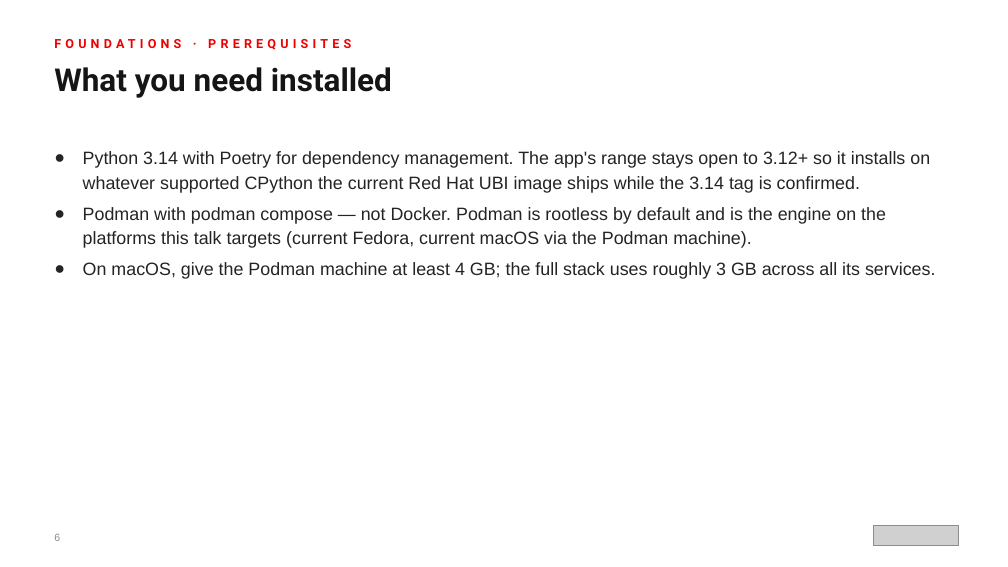
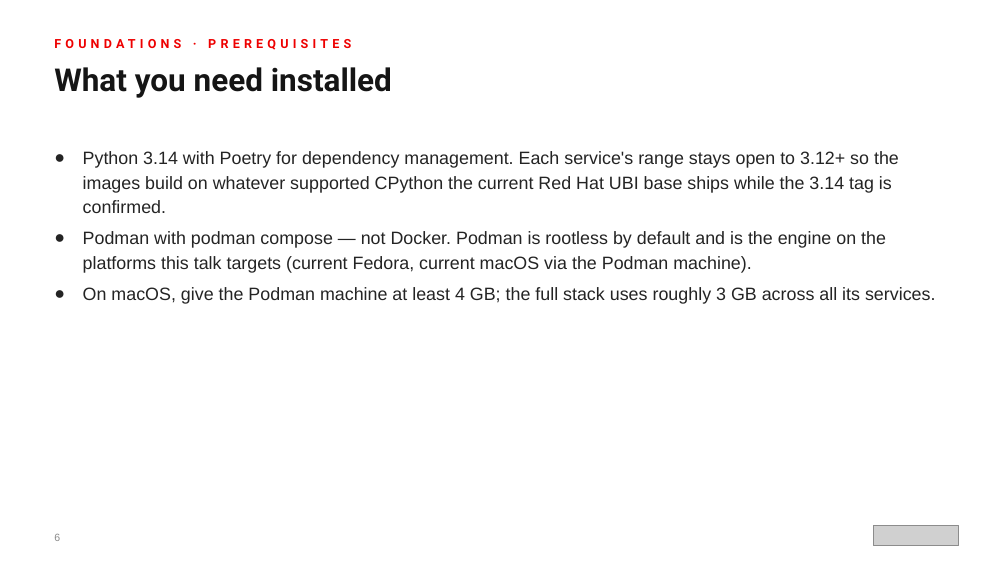
Before and after one commit to patterncatalyst/observability-python-otel-lgtm, a slide deck: slide 6 of presentations/otel-lgtm-python.pptx. Drawn at 1008x567 pixels with LibreOffice and Linux fonts; fonts in the diff are those of the drawing; grey boxes stand for pictures. Boxes give left, top, right and bottom in pixels: in the first picture for what was removed or moved away, otherwise in the second. Text is boxed around its words. In the diff, an @@ line names an element or a change of style, - is before the commit and + after.

```diff
--- a/presentations/otel-lgtm-python.pptx
+++ b/presentations/otel-lgtm-python.pptx
@@ text at (x1=83, y1=151, x2=899, y2=213): text changed @@
-● Python 3.14 with Poetry for dependency management. The app's range stays open to 3.12+ so it installs on whatever supported CPython the current Red Hat UBI image ships while the 3.14 tag is confirmed.
+● Python 3.14 with Poetry for dependency management. Each service's range stays open to 3.12+ so the images build on whatever supported CPython the current Red Hat UBI base ships while the 3.14 tag is confirmed.
```
Also in this commit, not shown: 25 other slides changed, 3 slides added, 1 other file.
